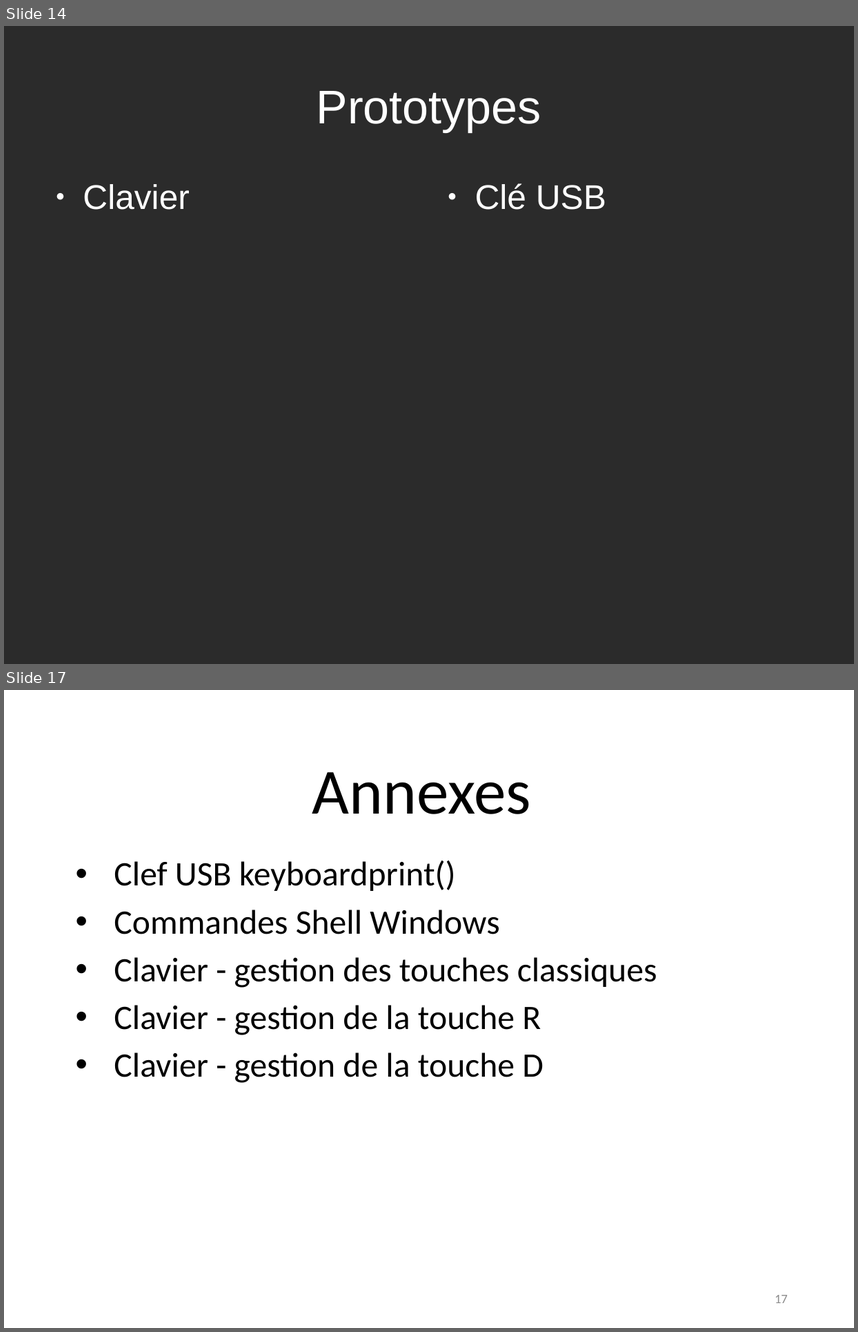
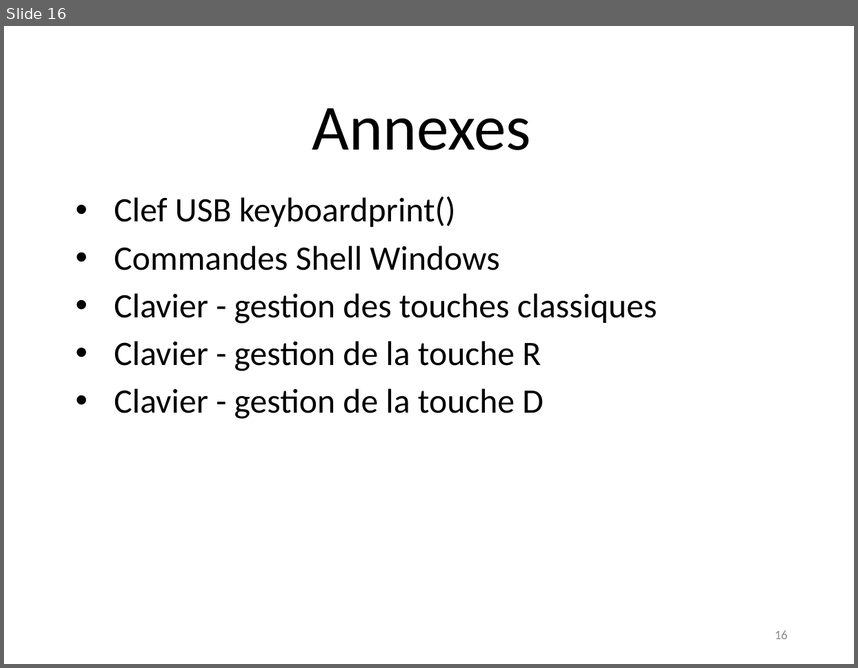
Before and after one commit to rguillomon/IMA3-4_Project, a slide deck: P12(périphUSB).odp. Shown one above the other, each under a label of ours: slides 14 and 17 before the commit, slide 16 after it; the slides between them are not shown. The pictures are 858x1332 and 858x668 pixels, drawn with LibreOffice and Linux fonts; fonts in the diff are those of the drawing; background and template pictures are left out; a plain dark background stands for a picture behind light text. Boxes give left, top, right and bottom in pixels: in the first picture for what was removed or moved away, otherwise in the second. Text is boxed around its words. In the diff, an @@ line names an element or a change of style, - is before the commit and + after.

```diff
--- a/P12(périphUSB).odp
+++ b/P12(périphUSB).odp
@@ slide 14 removed at (x1=4, y1=26, x2=854, y2=664), background picture (left out) @@
@@ title removed at (x1=317, y1=91, x2=542, y2=132) @@
-Prototypes
@@ text removed at (x1=83, y1=184, x2=190, y2=210) @@
-● Clavier
@@ text removed at (x1=475, y1=183, x2=606, y2=210) @@
-● Clé USB
@@ what was slide 17 is now slide 16 @@
@@ page number at (x1=775, y1=630, x2=788, y2=639): text changed @@
-17
+16
```
Also in this commit, not shown: 14 slides changed.
